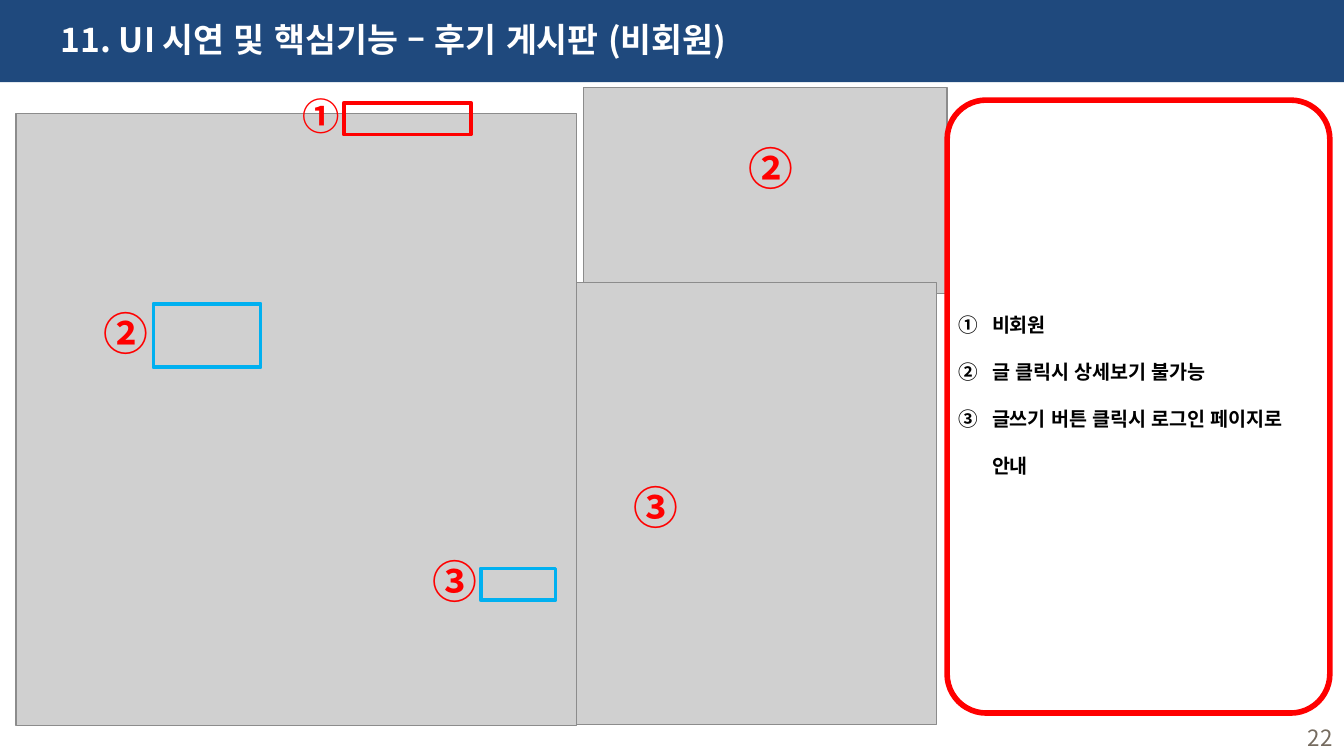
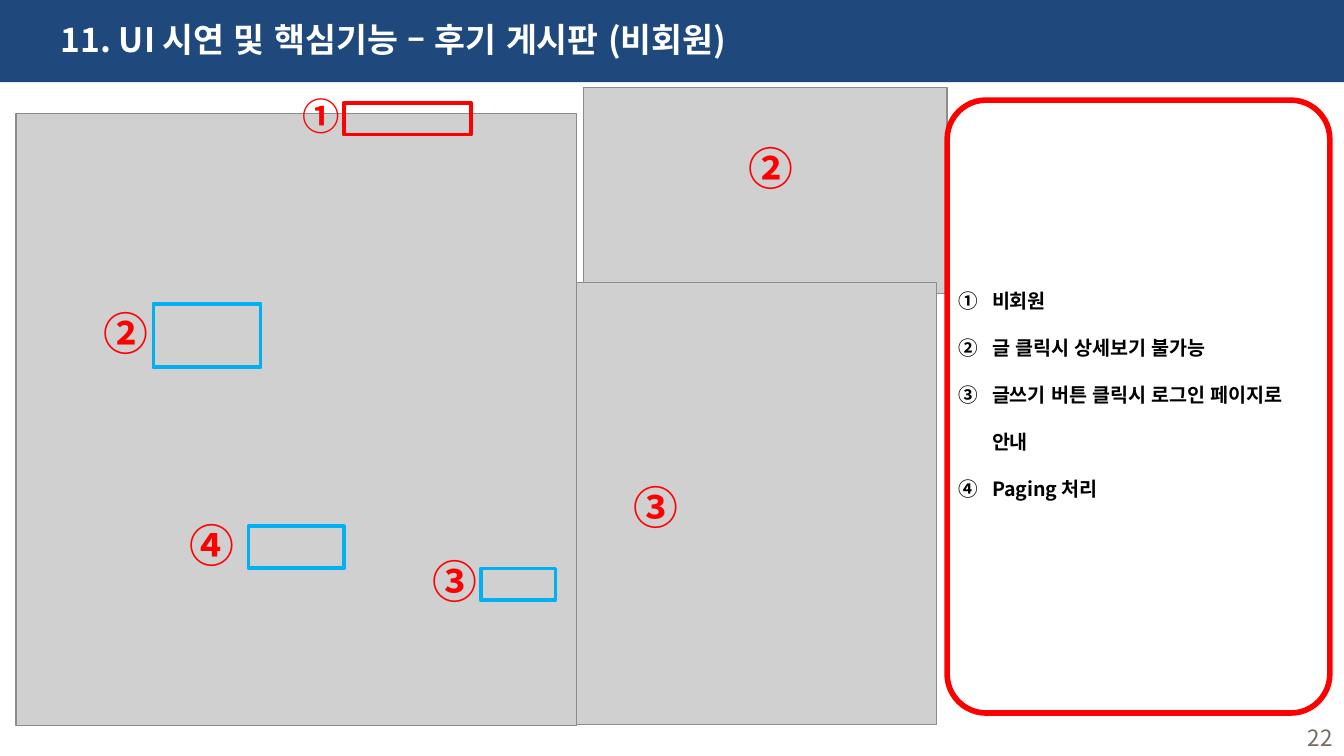
Before and after one commit to haryoung1/1st-dentalproject, a slide deck: slide 22 of 0317_치카치카치과.pptx. Drawn at 1344x756 pixels with LibreOffice and Linux fonts; fonts in the diff are those of the drawing; grey boxes stand for pictures. Boxes give left, top, right and bottom in pixels: in the first picture for what was removed or moved away, otherwise in the second. Text is boxed around its words. In the diff, an @@ line names an element or a change of style, - is before the commit and + after.

```diff
--- a/0317_치카치카치과.pptx
+++ b/0317_치카치카치과.pptx
@@ text in rounded rectangle at <box>992,479,1098,501</box>: paragraph added @@
+4. Paging 처리
@@ text added at <box>189,524,234,566</box>, 24 pt, text #FF0000, bold @@
+④
@@ rectangle added at <box>249,526,344,567</box>, outline #00B0F0 2 pt @@
```
Also in this commit, not shown: 6 other slides changed, 1 slide removed, 26 other files.
